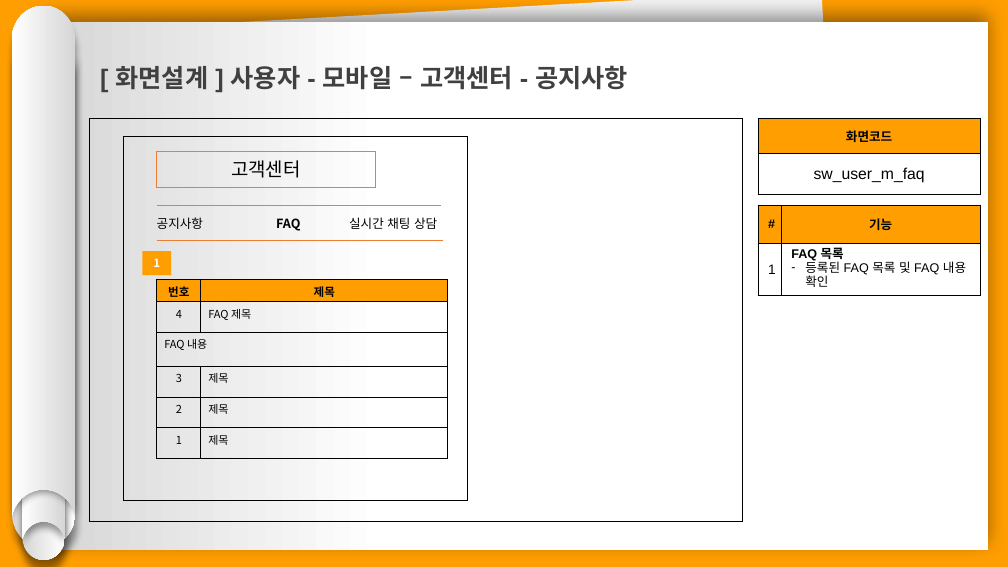
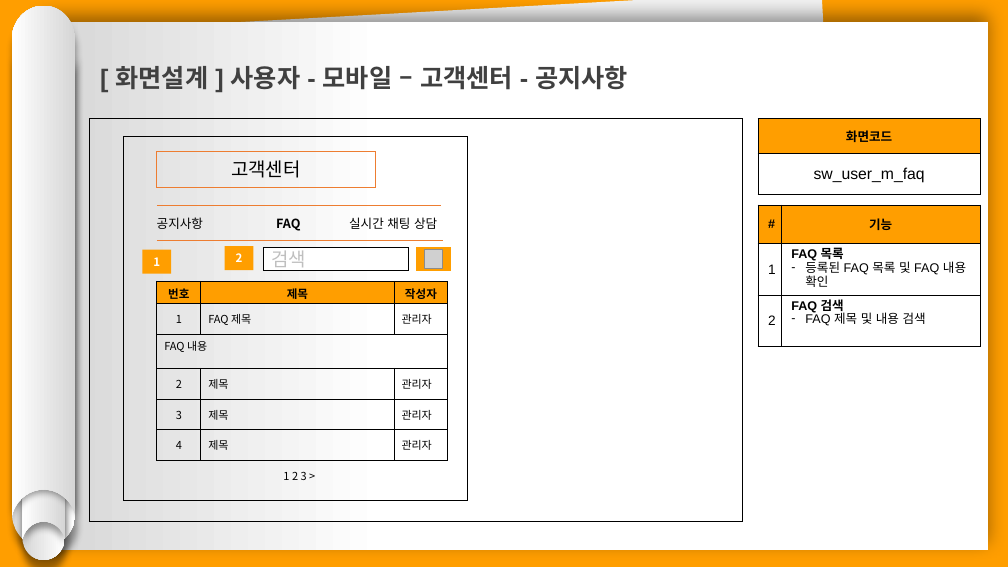
Before and after one commit to hhsw07/ezen-academy-projects, a slide deck: slide 5 of 0 발표용 파워포인트/project06 - 파워포인트 종합 - 송우.pptx. Drawn at 1008x567 pixels with LibreOffice and Linux fonts; fonts in the diff are those of the drawing; grey boxes stand for pictures. Boxes give left, top, right and bottom in pixels: in the first picture for what was removed or moved away, otherwise in the second. Text is boxed around its words. In the diff, an @@ line names an element or a change of style, - is before the commit and + after.

```diff
--- a/0 발표용 파워포인트/project06 - 파워포인트 종합 - 송우.pptx
+++ b/0 발표용 파워포인트/project06 - 파워포인트 종합 - 송우.pptx
@@ table at box(758, 205, 981, 346) @@
+row 3: 2 | FAQ 검색 / FAQ 제목 및 내용 검색
@@ rectangle added at box(225, 247, 253, 271), fill #FF9E00, 11 pt, text #FFFFFF, bold @@
+2
@@ rectangle added at box(264, 248, 408, 271), fill #FFFFFF, outline #000000 1 pt, 18 pt, text #BFBFBF @@
+검색
@@ rectangle added at box(417, 248, 450, 271), fill #FF9E00, outline #FF9E00 1 pt @@
@@ picture added at box(424, 250, 442, 268) @@
@@ table at box(157, 281, 448, 461) @@
-column 1: 번호 | 4 | FAQ 내용 | 3 | 2 | 1
+column 1: 번호 | 1 | FAQ 내용 | 2 | 3 | 4
+column 3: 작성자 | 관리자 |  | 관리자 | 관리자 | 관리자
@@ text added at box(283, 471, 307, 480), 10.5 pt, text #000000 @@
+1 2 3 >
```
Also in this commit, not shown: 11 other slides changed, 8 slides removed.
